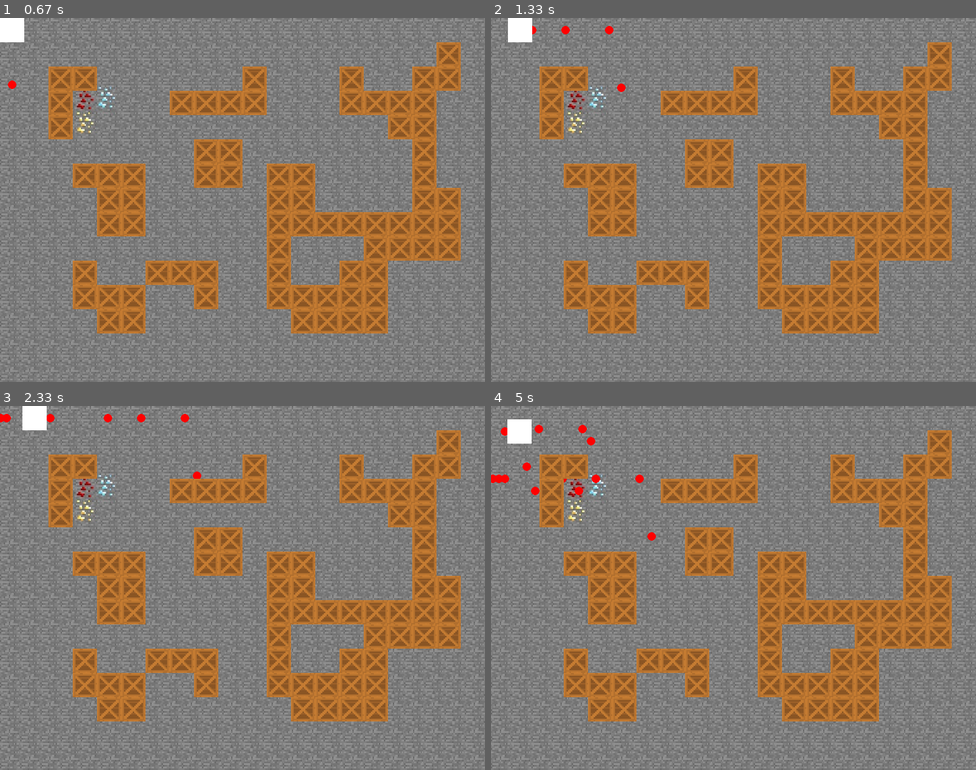
Above: before the commit, frames 1-4 (two rows, left to right).
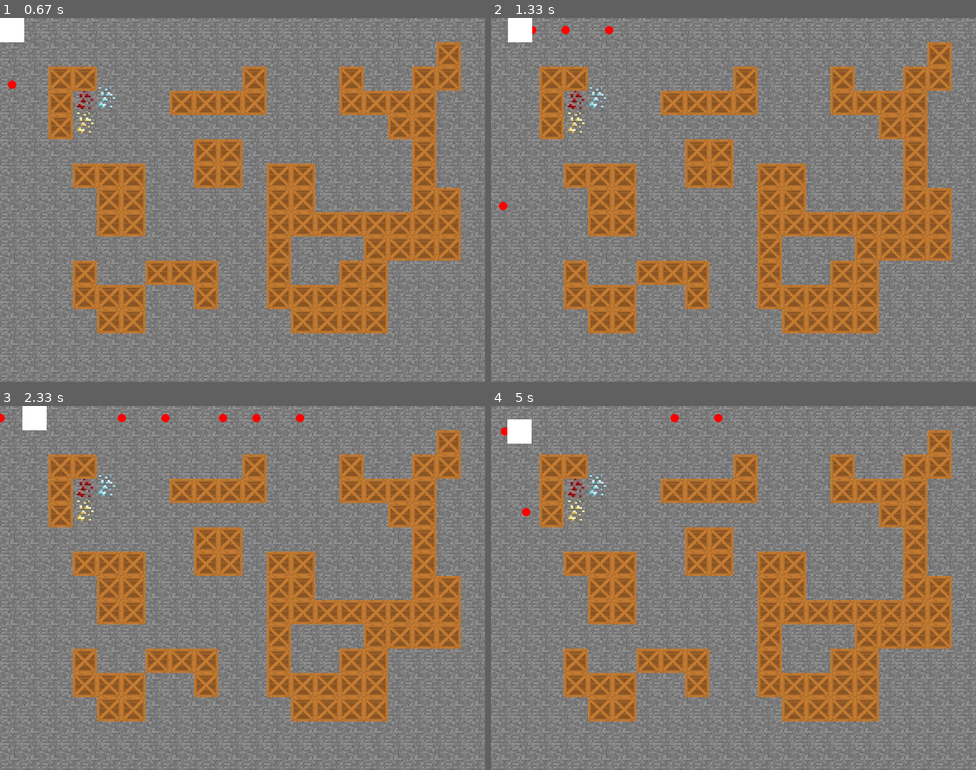
Above: after the commit, the same moments.

Repository: Pahtll/PyGameProjectDec2023
Game: pygame game, started from main.py
The game is run twice, just before and just after one commit, with the same random seed, the same clock (stepped at 60 frames per second) and the same inputs.
Inputs:
- Up to frame 1 (0.67 s): tap Space at 0.33 s
- Up to frame 2 (1.33 s): hold D 0.67-1.13 s; tap Space at 0.73, 1.03, 1.23 s; hold W from 1.17 s (still down)
- Up to frame 3 (2.33 s): release W at 1.47 s; hold D 1.5-1.97 s; tap Space at 1.57, 1.87, 2.07 s; hold A from 2 s (still down)
- Up to frame 4 (5 s): tap Space at 2.37, 2.63, 2.97, 3.27, 3.4, 3.8, 4.1, 4.47, 4.87 s; release A at 2.53 s; hold S 2.57-2.87 s; hold A 2.9-3.3 s; hold W 3.33-3.7 s; hold D 3.73-4.37 s; hold S 4.4-4.77 s; hold A from 4.8 s (still down)

Frame 1 is identical in both runs. In frame 2, less than 0.1% of the frame differs, in the area x 1-28%, y 18-53%; in frame 3, 0.3%; in frame 4, 0.5%, in the area x 0-48%, y 2-37%.

Commit message:
Доделал стрельбу
Теперь пули нормально летят и уничтожаются, когда достигают конца экрана

Diff:
--- a/main.py
+++ b/main.py
@@ -31,7 +31,7 @@
 pg.display.set_icon(icon)
 
 # Тестовое создание танка
-tank1 = tank. Tank()
+tank1 = tank.Tank()
 position = (0, 0)
 
 # Создание случайного поляd
@@ -48,7 +48,11 @@
     screen.blit(background, (0, 0))
 
     for bullet in bullets.sprites():
+
         bullet.drawBullet()
+        #Убирает пулю когда она достигает конца экрана
+        if bullet.rect.centerx > 800 or bullet.rect.centery > 600 or bullet.rect.centerx < 0 or bullet.rect.centery < 0:
+            bullets.remove(bullet)
 
     field1.create(screen)
 
--- a/tank.py
+++ b/tank.py
@@ -7,7 +7,6 @@
 
 class Bullet(pg.sprite.Sprite):
     """Создаём пулю, которая является спрайтом"""
-
     def __init__(self, screen, tank):
         """Создаём пулю в позиции танка"""
         super(Bullet, self).__init__()
@@ -16,27 +15,28 @@
         self.color = (255, 0, 0)
         self.speed = 5
 
+        #Направления выстрела = направление танка
+        self.direction = tank.direction
+
         #Координаты центра пули = координатам центра танка
         self.rect.center = tank.rect.center
         self.x = float(self.rect.x)
         self.y = float(self.rect.y)
 
+    def update(self, tank):
+        """Перемещение пули. Если танк смотрит вправо, то пуля летит вправо и тд"""
 
-    def update(self, tank):
-        """Перемещение пули"""
-        #Если танк смотрит вправо стреляем вправо и тд
-        if tank.direction == 'right':
+        if self.direction == 'right':
             self.x += self.speed
 
-        elif tank.direction == 'down':
+        elif self.direction == 'left':
+            self.x -= self.speed
+
+        elif self.direction == 'down':
             self.y += self.speed
 
-        elif tank.direction == 'up':
+        elif self.direction == 'up':
             self.y -= self.speed
-
-
-        elif tank.direction == 'left':
-            self.x -= self.speed
 
         self.rect.x = self.x
         self.rect.y = self.y
@@ -90,6 +90,5 @@
         pass
 
     #Что ещё должен делать танчик?
-
 def get_field_coordinates(listCoordinaates):
     pass
